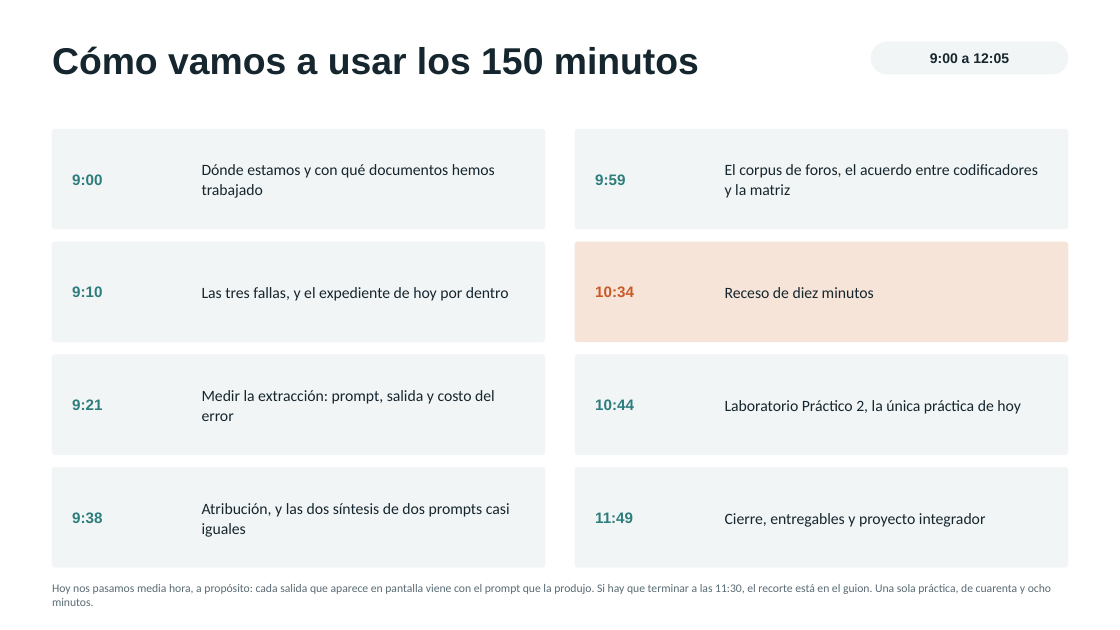
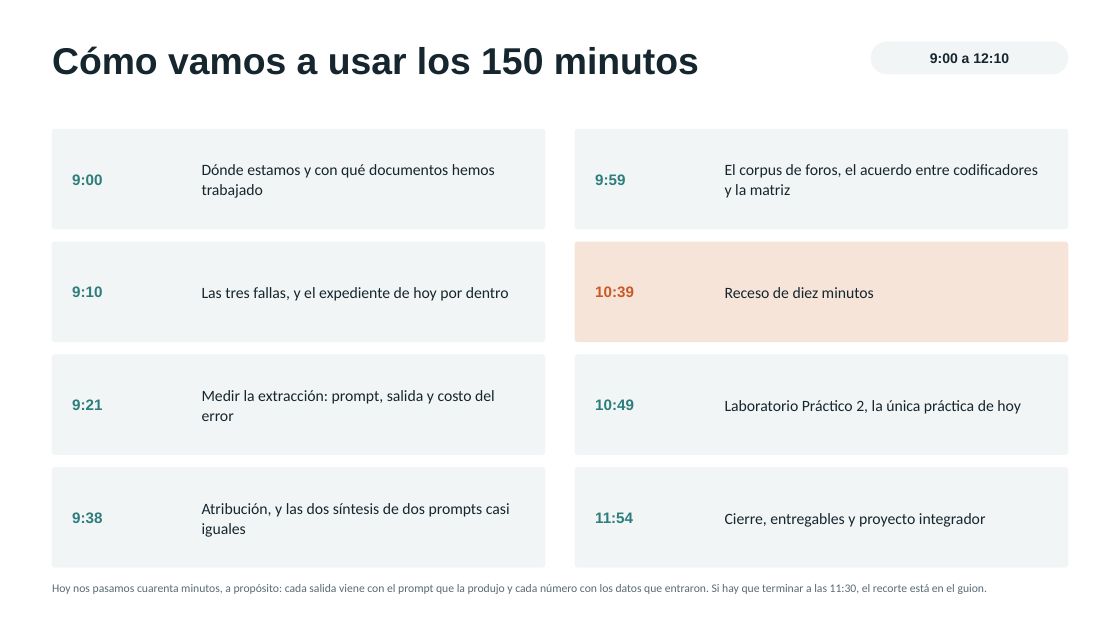
Before and after one commit to marvtrejo/curso-inegi-gen-ai, a slide deck: slide 2 of sesion-06/Sesion_06_Laboratorio_Cualitativo.pptx. Drawn at 1120x630 pixels with LibreOffice and Linux fonts; fonts in the diff are those of the drawing. Boxes give left, top, right and bottom in pixels: in the first picture for what was removed or moved away, otherwise in the second. Text is boxed around its words. In the diff, an @@ line names an element or a change of style, - is before the commit and + after.

```diff
--- a/sesion-06/Sesion_06_Laboratorio_Cualitativo.pptx
+++ b/sesion-06/Sesion_06_Laboratorio_Cualitativo.pptx
@@ text at [930, 53, 1009, 63]: text changed @@
-9:00 a 12:05
+9:00 a 12:10
@@ text at [595, 286, 634, 297]: text changed @@
-10:34
+10:39
@@ text at [595, 399, 634, 410]: text changed @@
-10:44
+10:49
@@ text at [595, 512, 633, 523]: text changed @@
-11:49
+11:54
@@ text at [52, 584, 987, 594]: text changed @@
-Hoy nos pasamos media hora, a propósito: cada salida que aparece en pantalla viene con el prompt que la produjo. Si hay que terminar a las 11:30, el recorte está en el guion. Una sola práctica, de cuarenta y ocho minutos.
+Hoy nos pasamos cuarenta minutos, a propósito: cada salida viene con el prompt que la produjo y cada número con los datos que entraron. Si hay que terminar a las 11:30, el recorte está en el guion.
```
Also in this commit, not shown: 3 other slides changed, 1 slide added, 2 other files.
